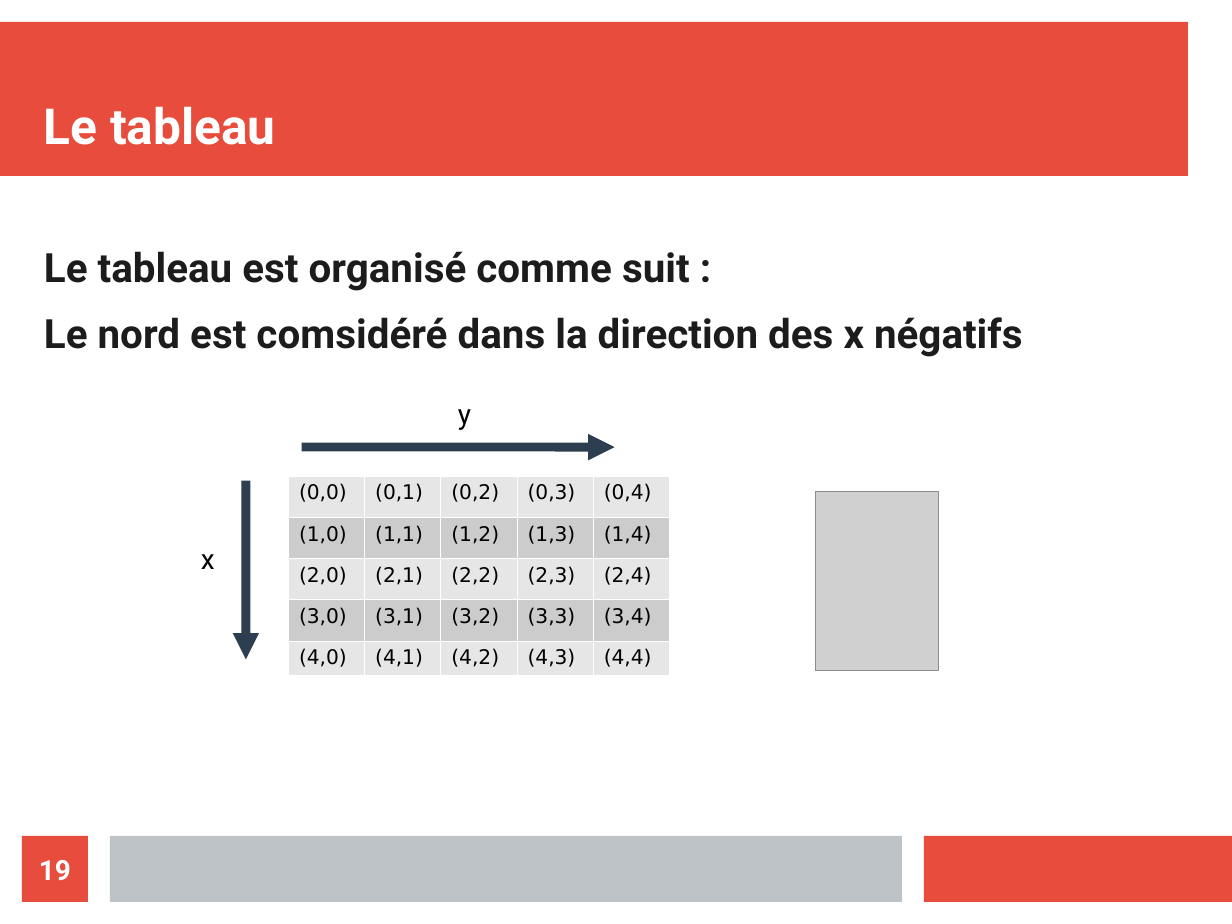
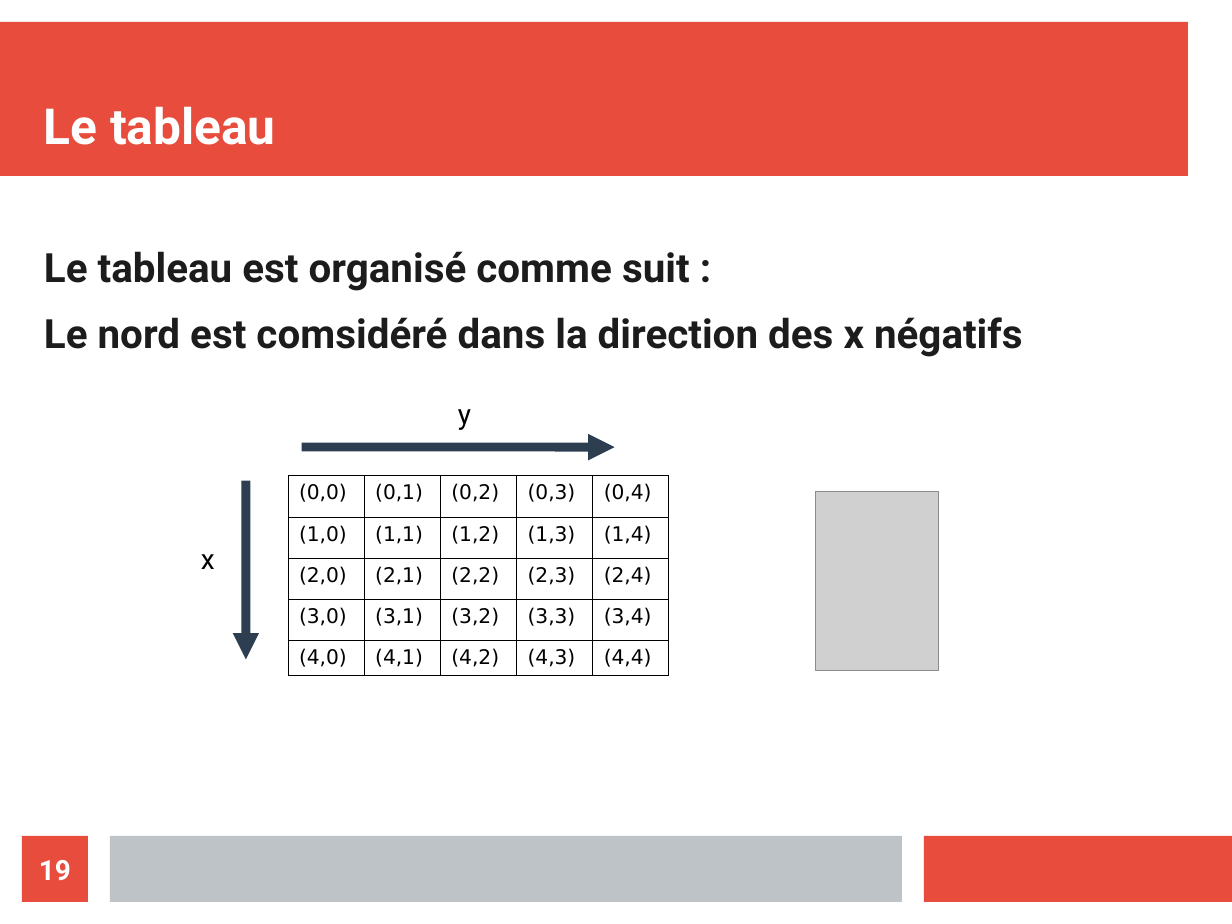
Before and after one commit to ValentinLebouvier/TAL2019, a slide deck: slide 19 of Comptes Rendus/CR.odp. Drawn at 1232x924 pixels with LibreOffice and Linux fonts; fonts in the diff are those of the drawing; grey boxes stand for pictures. Boxes give left, top, right and bottom in pixels: in the first picture for what was removed or moved away, otherwise in the second. Text is boxed around its words. In the diff, an @@ line names an element or a change of style, - is before the commit and + after.

```diff
--- a/Comptes Rendus/CR.odp
+++ b/Comptes Rendus/CR.odp
@@ table at (x1=288, y1=476, x2=669, y2=676) @@
@@ fill #E6E6E6 to none in 15 cells @@
@@ fill #CCCCCC to none in 10 cells @@
@@ borders changed @@
```
Also in this commit, not shown: 2 other slides changed, 3 slides added, 15 other files.
